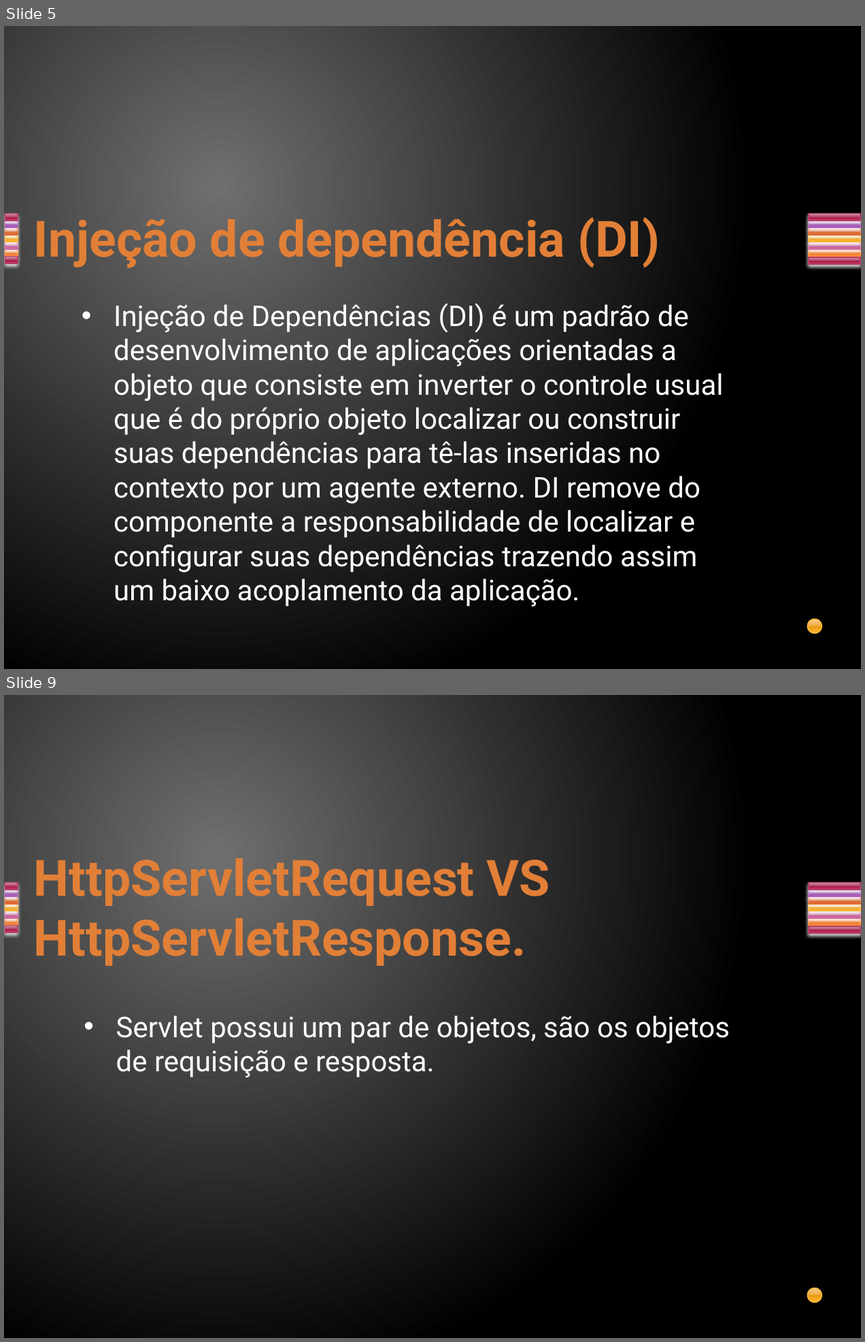
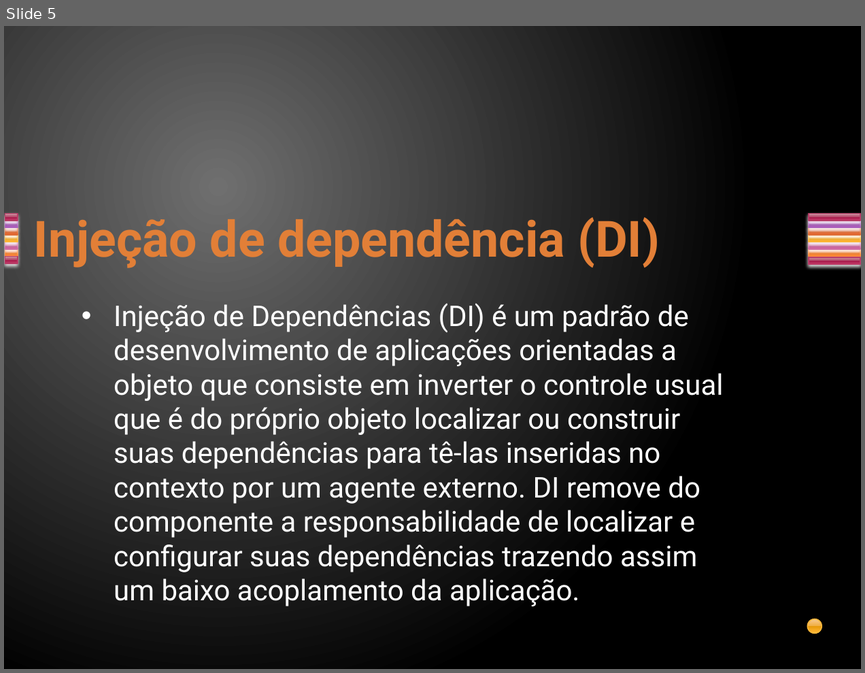
Before and after one commit to davirj9/javaAvancado, a slide deck: AulasAvancado/src/main/resources/br/com/3- CDI/CDI.pptx. Shown one above the other, each under a label of ours: slides 5 and 9 before the commit, slide 5 after it; the slides between them are not shown. The pictures are 865x1342 and 865x673 pixels, drawn with LibreOffice and Linux fonts; fonts in the diff are those of the drawing. Boxes give left, top, right and bottom in pixels: in the first picture for what was removed or moved away, otherwise in the second. Text is boxed around its words. In the diff, an @@ line names an element or a change of style, - is before the commit and + after.

```diff
--- a/AulasAvancado/src/main/resources/br/com/3- CDI/CDI.pptx
+++ b/AulasAvancado/src/main/resources/br/com/3- CDI/CDI.pptx
@@ slide 9 removed at [4, 695, 861, 1338], background gradient #707070 to #000000; not listed: 15 template elements that a slide beside it also shows @@
@@ title removed at [34, 858, 550, 967] @@
-HttpServletRequest VS HttpServletResponse.
@@ text removed at [116, 1015, 730, 1077] @@
-• Servlet possui um par de objetos, são os objetos de requisição e resposta.
```
Also in this commit, not shown: 1 slide changed, 4 slides added, 15 other slides removed.
